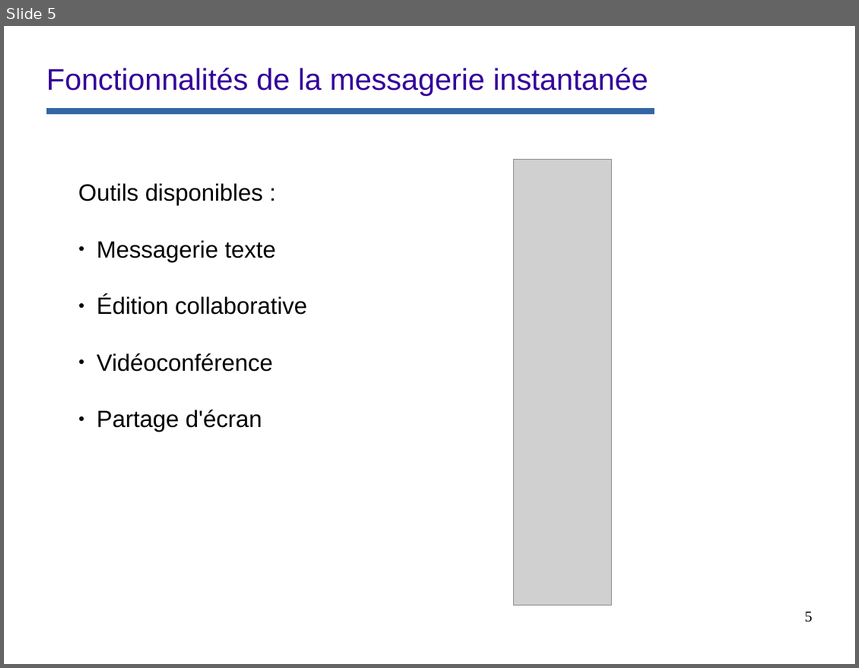
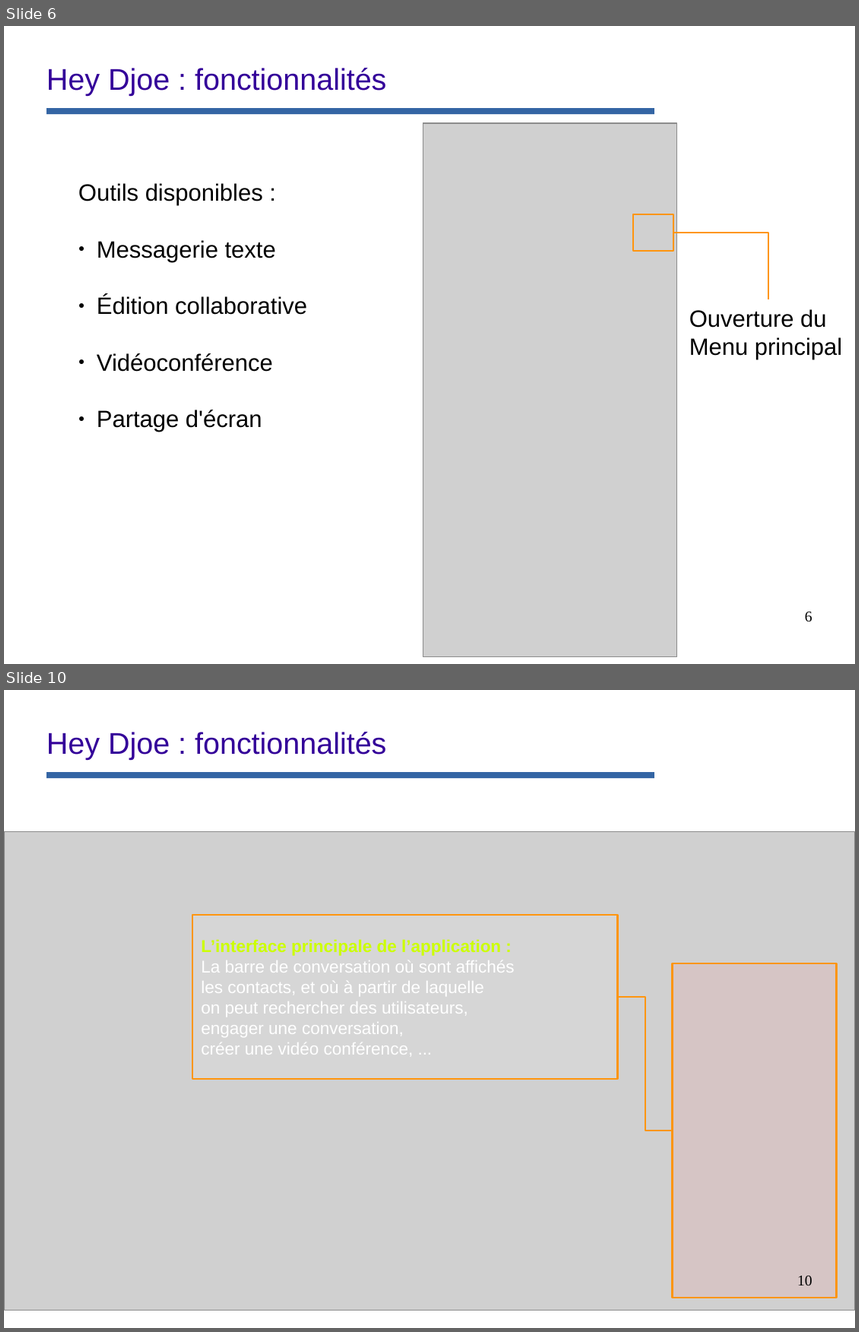
Before and after one commit to remipassmoilesel/heydjoe, a slide deck: opt/documentation/diapo-functionalities.odp. Shown one above the other, each under a label of ours: slide 5 before the commit, slides 6 and 10 after it; the slides between them are not shown. The pictures are 859x668 and 859x1332 pixels, drawn with LibreOffice and Linux fonts; fonts in the diff are those of the drawing; grey boxes stand for pictures; background and template pictures are left out. Boxes give left, top, right and bottom in pixels: in the first picture for what was removed or moved away, otherwise in the second. Text is boxed around its words. In the diff, an @@ line names an element or a change of style, - is before the commit and + after.

```diff
--- a/opt/documentation/diapo-functionalities.odp
+++ b/opt/documentation/diapo-functionalities.odp
@@ slide 10 added at [4,690,855,1328], background #FFFFFF; not listed: 1 template element that a slide beside it also shows @@
@@ title added at [47,732,386,760], 28 pt, text #330099 @@
+Hey Djoe : fonctionnalités
@@ picture added at [4,832,855,1311] @@
@@ rectangle added at [192,915,618,1079], fill #FFFFFF at 13% opacity, outline #FF950E 1.98 pt, 16 pt, text #FFFFFF @@
+L’interface principale de l’application :
+La barre de conversation où sont affichés
+les contacts, et où à partir de laquelle
+on peut rechercher des utilisateurs,
+engager une conversation,
+créer une vidéo conférence, ...
@@ rectangle added at [673,964,838,1298], fill #FF8080 at 13% opacity, outline #FF950E 1.98 pt @@
@@ elbow line added from (618, 998) to (673, 1131), #FF950E 1.42 pt @@
@@ page number added at [797,1276,813,1286], 14 pt, text #000000 @@
+10
@@ what was slide 5 is now slide 6 @@
@@ slide 6 changed as well @@
@@ title at [47,68,386,96]: text changed @@
-Fonctionnalités de la messagerie instantanée
+Hey Djoe : fonctionnalités
@@ picture: place and size @@
-picture at [514,160,612,605]
+picture at [424,123,677,658]
@@ rectangle added at [633,214,674,251], outline #FF950E 1.42 pt @@
@@ elbow line added from (674, 233) to (769, 300), #FF950E 1.42 pt @@
@@ text added at [690,309,842,360], 22 pt, text #000000 @@
+Ouverture du
+Menu principal
@@ page number at [805,612,813,623]: text changed @@
-5
+6
```
Also in this commit, not shown: 5 other slides changed, 14 other slides added, 11 slides removed, 15 other files.
